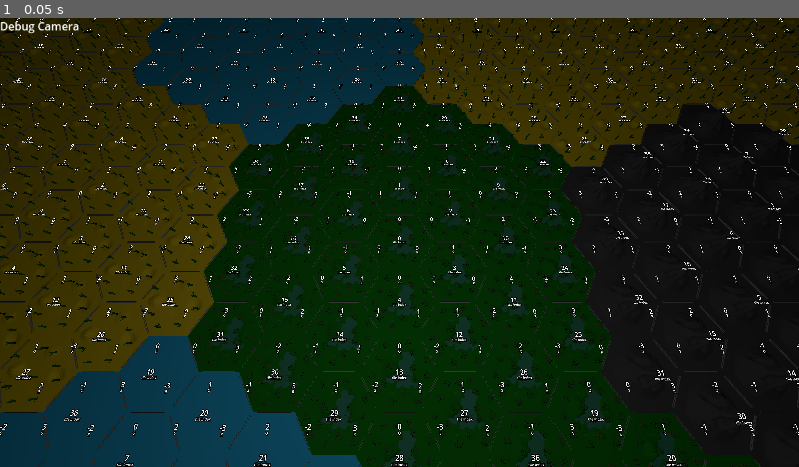
Above: before the commit, frame 1.
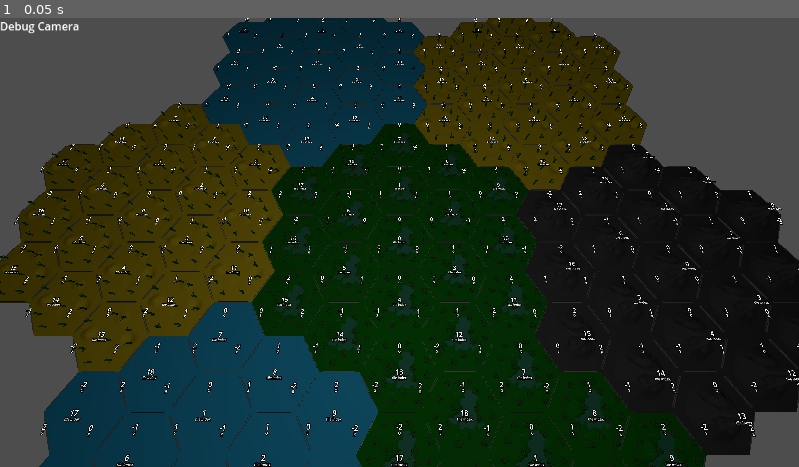
Above: after the commit, the same moment.

Repository: KvaGram/hex-project
Game: Godot game, scene res://test.tscn
Same seed, same stepped clock (60 frames per second), same inputs: the game is played once before the commit and once after it.
Inputs:
- Up to frame 1 (0.05 s): no input

The runs differ from the first frame. In frame 1, 29% of the frame differs, in the area x 0-100%, y 0-100%.

Commit message:
wip implement chunk neighbor logic
Still not working right...

Diff:
--- /dev/null
+++ b/assets/HexChunk.tscn
@@ -0,0 +1,9 @@
+[gd_scene load_steps=3 format=3 uid="uid://icxbogvx7nph"]
+
+[ext_resource type="Script" path="res://assets/hex_chunk.gd" id="1_p3upr"]
+
+[sub_resource type="PhysicsMaterial" id="PhysicsMaterial_aq4bs"]
+
+[node name="HexChunk" type="StaticBody3D"]
+physics_material_override = SubResource("PhysicsMaterial_aq4bs")
+script = ExtResource("1_p3upr")
--- /dev/null
+++ b/assets/hex_chunk.gd
@@ -0,0 +1,65 @@
+extends StaticBody3D
+class_name Hex_Chunk
+var chunk_q:int
+var chunk_r:int
+var chunk_s:int
+var chunk_index:int
+
+var _tile_layers:int
+
+signal checkNeighbors(layers:int, c_q:int, c_r:int, t_q:int, t_r:int)
+
+# Called when the node enters the scene tree for the first time.
+func _ready() -> void:
+	pass # Replace with function body.
+
+
+# Called every frame. 'delta' is the elapsed time since the previous frame.
+func _process(delta: float) -> void:
+	pass
+func _init(layers:int, ci:int, c_q:int, c_r:int, c_s:int) -> void:
+	_tile_layers = layers
+	var coll:CollisionShape3D = CollisionShape3D.new()
+	var cyl:CylinderShape3D = CylinderShape3D.new()
+	cyl.radius = sqrt(3) * layers + 1
+	cyl.height = 0.2
+	coll.shape = cyl
+	self.add_child(coll)
+	self.input_event.connect(_on_input_event)
+	chunk_index = ci
+	chunk_q = c_q
+	chunk_r = c_r
+	chunk_s = c_s
+
+
+
+func _on_input_event(camera: Node, event: InputEvent, event_position: Vector3, normal: Vector3, shape_idx: int) -> void:
+	if not event is InputEventMouseButton:
+		return
+	if not (event as InputEventMouseButton).is_pressed():
+		return
+	var pos:Vector3 = self.to_local(event_position)
+	var ori:HexUtil.TileOrient = HexUtil.TileOrient.FLAT
+	var q:int
+	var r:int
+	var s:int
+	if ori == HexUtil.TileOrient.POINT:
+		q = round( sqrt(3)/3 * pos.x - 1.0/3.0 * pos.z )
+		r = round( 2.0/3.0 * pos.z )
+		#function pixel_to_pointy_hex(point):
+		#var q = (sqrt(3)/3 * point.x  -  1./3 * point.y) / size
+		#var r = (                        2./3 * point.y) / size
+		#return axial_round(Hex(q, r))
+		pass
+	else:
+		q = round( 2./3 * pos.x )
+		r = round(-1./3 * pos.x  +  sqrt(3)/3 * pos.z)
+		#function pixel_to_flat_hex(point):
+		#var q = ( 2./3 * point.x                        ) / size
+		#var r = (-1./3 * point.x  +  sqrt(3)/3 * point.y) / size
+		#return axial_round(Hex(q, r))
+		pass
+	s = -q - r
+	checkNeighbors.emit(_tile_layers, chunk_q, chunk_r, q, r)
+	#print(pos.x," ",pos.y)
+	#print(q," ", r," ", s)
--- a/assets/tiles/Testtile1.tscn
+++ b/assets/tiles/Testtile1.tscn
@@ -34,11 +34,18 @@
 	set(value): %TI_val.text = value
 "
 
+[sub_resource type="CylinderShape3D" id="CylinderShape3D_lf5ap"]
+height = 0.2
+radius = 0.9
+
 [sub_resource type="BoxMesh" id="BoxMesh_pon3v"]
 size = Vector3(0.005, 0.02, 0.8)
 
 [node name="Testtile1" type="Node3D"]
 script = SubResource("GDScript_n1yqk")
+
+[node name="CollisionShape3D" type="CollisionShape3D" parent="."]
+shape = SubResource("CylinderShape3D_lf5ap")
 
 [node name="sea_003" type="Node3D" parent="."]
 
--- a/hexlogic/HexUtil.gd
+++ b/hexlogic/HexUtil.gd
@@ -87,23 +87,61 @@
 		pos = -r if (r != -layer) else 0
 	return PackedInt32Array([seg, pos, layer])
 
-static func chunk_to_global(chunk_QRS:PackedInt32Array, layers:int)->PackedInt32Array:
+## calculates the global coordinates of a chunk's central tile from chunk coordinates.
+## code refracted by deepseek.
+static func chunk_to_global(chunk_QRS: PackedInt32Array, layers: int) -> PackedInt32Array:
+	# Handle the center chunk case
+	if chunk_QRS[0] == 0 and chunk_QRS[1] == 0 and chunk_QRS[2] == 0:
+		return PackedInt32Array([0, 0, 0])
+
+	# Convert chunk QRS to segment, position, and layer
 	var spl := QRS_to_segposlayer(chunk_QRS)
-	var chunk_seg:int =  spl[0]
-	var chunk_pos:int =  spl[1]
-	var chunk_layer:int= spl[2]
+	var chunk_seg: int = spl[0]
+	var chunk_pos: int = spl[1]
+	var chunk_layer: int = spl[2]
 
-	var offset1 = get_dir(chunk_seg-2)
-	var offset2 = get_dir(chunk_seg)
-	if chunk_layer == 0:
-		return PackedInt32Array([0,0,0])
+	# Get direction vectors for the chunk segment and its neighbors
+	var dir_seg: Array = get_dir(chunk_seg)
+	var dir_seg_plus_2: Array = get_dir(chunk_seg + 2)
+	var dir_seg_minus_2: Array = get_dir(chunk_seg - 2)
 
-	var q = get_dir(chunk_seg)[0] * chunk_layer*(layers*2+1) + get_dir(chunk_seg+2)[0]*chunk_pos*(layers*2+1) + offset1[0] * layers*chunk_layer + offset2[0]*chunk_pos * (layers)
-	var r = get_dir(chunk_seg)[1] * chunk_layer*(layers*2+1) + get_dir(chunk_seg+2)[1]*chunk_pos*(layers*2+1) + offset1[1] * layers*chunk_layer + offset2[1]*chunk_pos * (layers)
-	var s = get_dir(chunk_seg)[2] * chunk_layer*(layers*2+1) + get_dir(chunk_seg+2)[2]*chunk_pos*(layers*2+1) + offset1[2] * layers*chunk_layer + offset2[2]*chunk_pos * (layers)
+	# Precompute common terms
+	var layer_scale: int = layers * 2 + 1
+	var pos_scale: int = layers
 
-	# Find sub-segment and segment posision
-	return PackedInt32Array([q,r,s])
+	# Calculate the global QRS coordinates
+	var q: int = (
+		dir_seg[0] * chunk_layer * layer_scale +
+		dir_seg_plus_2[0] * chunk_pos * layer_scale +
+		dir_seg_minus_2[0] * layers * chunk_layer +
+		dir_seg[0] * chunk_pos * pos_scale
+	)
+
+	var r: int = (
+		dir_seg[1] * chunk_layer * layer_scale +
+		dir_seg_plus_2[1] * chunk_pos * layer_scale +
+		dir_seg_minus_2[1] * layers * chunk_layer +
+		dir_seg[1] * chunk_pos * pos_scale
+	)
+
+	var s: int = (
+		dir_seg[2] * chunk_layer * layer_scale +
+		dir_seg_plus_2[2] * chunk_pos * layer_scale +
+		dir_seg_minus_2[2] * layers * chunk_layer +
+		dir_seg[2] * chunk_pos * pos_scale
+	)
+
+	return PackedInt32Array([q, r, s])
+static func local_to_global_tile(local_tile_qrs:PackedInt32Array, chunk_qrs:PackedInt32Array, layers:int)->PackedInt32Array:
+	var chunk_global:PackedInt32Array = chunk_to_global(chunk_qrs, layers)
+	return PackedInt32Array([local_tile_qrs[0] + chunk_global[0], local_tile_qrs[1] + chunk_global[1], local_tile_qrs[2] + chunk_global[2]])
+static func global_to_local_tile(global_tile_qrs:PackedInt32Array, chunk_qrs:PackedInt32Array, layers:int)->PackedInt32Array:
+	var chunk_global:PackedInt32Array = chunk_to_global(chunk_qrs, layers)
+	return PackedInt32Array([global_tile_qrs[0] - chunk_global[0], global_tile_qrs[1] - chunk_global[1], global_tile_qrs[2] - chunk_global[2]])
+static func tile_to_other_chunk(local_tile_qrs:PackedInt32Array, origin_chunk_qrs:PackedInt32Array, target_chunk_qrs:PackedInt32Array, layers:int)->PackedInt32Array:
+	var chunk_global_origin:PackedInt32Array = chunk_to_global(origin_chunk_qrs, layers)
+	var chunk_global_target:PackedInt32Array = chunk_to_global(target_chunk_qrs, layers)
+	return PackedInt32Array([local_tile_qrs[0]+chunk_global_origin[0]-chunk_global_target[0],local_tile_qrs[1]+chunk_global_origin[1]-chunk_global_target[1],local_tile_qrs[2]+chunk_global_origin[2]-chunk_global_target[2]])
 
 static func QRS_to_tile_index(qrs:PackedInt32Array) -> int:
 	var spl := QRS_to_segposlayer(qrs)
--- /dev/null
+++ b/qrs_selection_box.gd
@@ -0,0 +1,11 @@
+extends Node3D
+
+
+# Called when the node enters the scene tree for the first time.
+func _ready() -> void:
+	pass # Replace with function body.
+
+
+# Called every frame. 'delta' is the elapsed time since the previous frame.
+func _process(delta: float) -> void:
+	pass
--- /dev/null
+++ b/selection_box.tscn
@@ -0,0 +1,47 @@
+[gd_scene load_steps=2 format=3 uid="uid://5p1jl3sk7g7h"]
+
+[ext_resource type="Script" path="res://qrs_selection_box.gd" id="1_rkb47"]
+
+[node name="selection_box" type="Node3D"]
+transform = Transform3D(0.866025, 0.5, 2.18557e-08, 0, -4.37114e-08, 1, 0.5, -0.866025, -3.78552e-08, 0, 0.3, 0)
+script = ExtResource("1_rkb47")
+
+[node name="Q_val" type="Label3D" parent="."]
+unique_name_in_owner = true
+transform = Transform3D(1, 0, 0, 0, 1, 0, 0, 0, 1, 0, 0.61626, 0)
+text = "-00"
+
+[node name="Q_lab" type="Label3D" parent="Q_val"]
+transform = Transform3D(1, 0, 0, 0, 1, -3.55271e-15, 0, 3.55271e-15, 1, 0, -0.128309, 0)
+text = "Q"
+font_size = 16
+
+[node name="TI_val" type="Label3D" parent="."]
+unique_name_in_owner = true
+transform = Transform3D(1, -2.98023e-08, 1.77636e-15, 0, 1, 0, -1.77636e-15, 0, 1, -0.00175158, 0.0225658, -2.98023e-08)
+text = "-00"
+
+[node name="TI_lab" type="Label3D" parent="TI_val"]
+transform = Transform3D(1, 0, 0, 0, 1, -3.55271e-15, 0, 3.55271e-15, 1, 0, -0.128309, 0)
+text = "tile index"
+font_size = 16
+
+[node name="S_val" type="Label3D" parent="."]
+unique_name_in_owner = true
+transform = Transform3D(1, -2.98023e-08, 1.77636e-15, 0, 1, 0, -1.77636e-15, 0, 1, -0.574724, -0.250839, -2.98023e-08)
+text = "-00"
+
+[node name="S_lab" type="Label3D" parent="S_val"]
+transform = Transform3D(1, 0, 0, 0, 1, -3.55271e-15, 0, 3.55271e-15, 1, 0, -0.128309, 0)
+text = "S"
+font_size = 16
+
+[node name="R_val" type="Label3D" parent="."]
+unique_name_in_owner = true
+transform = Transform3D(1, -1.19209e-07, 1.77636e-15, 0, 1, 3.55271e-15, -7.10543e-15, -3.55271e-15, 1, 0.490982, -0.276432, 2.98023e-08)
+text = "-00"
+
+[node name="R_label" type="Label3D" parent="R_val"]
+transform = Transform3D(1, 0, 0, 0, 1, -3.55271e-15, 0, 3.55271e-15, 1, 0, -0.128309, 0)
+text = "R"
+font_size = 16
--- a/testhex.gd
+++ b/testhex.gd
@@ -10,7 +10,7 @@
 		load("res://assets/tiles/Testtile3.tscn"),
 		load("res://assets/tiles/Testtile4.tscn"),
 	]
-	bulid_test_chunks(3, 4, testscenes)
+	bulid_test_chunks(2, 1, testscenes)
 	#for i in 7:
 		#var off1 = 3.45
 		#var off2 = 1
@@ -110,10 +110,10 @@
 	var n = 3 * (chunk_layers+1) * chunk_layers + 1
 	#var n = 9
 	for ci in n:
-		var chunk:Node3D = Node3D.new()
-		self.add_child(chunk)
 		var chunk_QRS:PackedInt32Array = HexUtil.tile_index_to_QRS(ci)
 		var global_QRS:PackedInt32Array = HexUtil.chunk_to_global(chunk_QRS, tile_layers)
+		var chunk:Hex_Chunk = Hex_Chunk.new(tile_layers, ci, chunk_QRS[0], chunk_QRS[1], chunk_QRS[2])
+		self.add_child(chunk)
 		chunk.name = "Chunk_%3s (%2s, %2s, %2s)" % [ci, chunk_QRS[0], chunk_QRS[1], chunk_QRS[2]]
 		if orient == HexUtil.TileOrient.POINT:
 			chunk.position = Vector3(sqrt(3)*global_QRS[0] + (sqrt(3)/2) * global_QRS[1], 0, 3.0/2.0 * global_QRS[1])
@@ -121,9 +121,107 @@
 			chunk.position = Vector3(3.0/2.0 * global_QRS[0], 0, (sqrt(3)/2) * global_QRS[0] + sqrt(3) * global_QRS[1])
 
 		build_test_hexes(chunk, tile_layers, hexscenes[ci%4])
-
+		chunk.checkNeighbors.connect(checkNeighbors)
 		pass
 	pass
+func checkNeighbors(tile_layers:int, chunk_q:int, chunk_r:int, q:int, r:int):
+	var chunk_s = -chunk_q - chunk_r
+	var s = -q-r
+	var neighbors:Array = []
+
+	for d in 6:
+		var n =HexUtil.get_dir(d).duplicate()
+		var nq = n[0]+q
+		var nr = n[1]+r
+		var ns = n[2]+s
+		var ncq = chunk_q
+		var ncr = chunk_r
+		var ncs = chunk_s
+		##test out of bounds
+		#1 find tile's global coords.
+		#2 find tile's local coords in adjacent chunk
+		#3 apply direction to get neighbour
+
+		#If neighbor is within chunk borders, skip to next.
+		if (nq>tile_layers or nr>tile_layers or ns>tile_layers):
+			var n_global := HexUtil.chunk_to_global(PackedInt32Array([chunk_q, chunk_r, chunk_s]), tile_layers)
+			n_global[0]+=nq; n_global[1]+=nr; n_global[2]+=ns
+			var n_dir:int = -1
+			match(d):
+				0: n_dir= d if q <= 0 else d+1
+				1: n_dir= d if s >= 0 else d+1
+				2: n_dir= d if r <= 0 else d+1
+				3: n_dir= d if q >= 0 else d+1
+				4: n_dir= d if s <= 0 else d+1
+				5: n_dir= d if r >= 0 else d+1
+			ncq += HexUtil.get_dir(n_dir)[0]
+			ncq += HexUtil.get_dir(n_dir)[1]
+			ncq += HexUtil.get_dir(n_dir)[2]
+			# For each direction, only two options exist. How to find which one.
+			#      if neighbor direction equals 0, and q is less or equal to 0, chunk is direction 0, otherwise 1
+			# else if neighbor direction equals 1, and s is greater or equal to 0, chunk is direction 1, otherwise 2
+			# else if neighbor direction equals 2, and r is less or equal to 0, chunk is direction 2, otherwise 3
+			# else if neighbor direction equals 3, and q is greater or equal to 0, chunk is direction 3, otherwise 4
+			# else if neighbor direction equals 4, and s is less or equal to 0, chunk is direction 4, otherwise 5
+			# else if neighbor direction equals 5, and r is greater or equal to 0, chunk is direction 5, otherwise 0
+
+
+			#proposed by chatgpt. divide by layers to get chunk layer. Failed
+			#ncq = floori(n_global[0]/tile_layers)
+			#ncr = floori(n_global[1]/tile_layers)
+			#ncs = floori(n_global[2]/tile_layers)
+
+#
+#
+			#if nq > tile_layers:
+				#ncq += 1
+				#if nr < 0 and nr > -tile_layers:
+					#ncr -= 1
+				#elif ns < 0 and ns > -tile_layers:
+					#ncs -= 1
+			#elif nq < -tile_layers:
+				#ncq -= 1
+				#if nr > 0 and nr < tile_layers:
+					#ncr += 1
+				#elif ns > 0 and ns < tile_layers:
+					#ncs += 1
+#
+			#if nr > tile_layers:
+				#ncr += 1
+				#if nq < 0 and nq > -tile_layers:
+					#ncq -= 1
+				#elif ns < 0 and ns > -tile_layers:
+					#ncs -= 1
+			#elif nr < -tile_layers:
+				#ncr -= 1
+				#if nq > 0 and nq < tile_layers:
+					#ncq += 1
+				#elif ns > 0 and ns < tile_layers:
+					#ncs += 1
+#
+			#if ns > tile_layers:
+				#ncs += 1
+				#if nr < 0 and nr > -tile_layers:
+					#ncr -= 1
+				#elif nq < 0 and nq > -tile_layers:
+					#ncq -= 1
+			#elif ns < -tile_layers:
+				#ncs -= 1
+				#if nr > 0 and nr < tile_layers:
+					#ncr += 1
+				#elif nq > 0 and nq < tile_layers:
+					#ncq += 1
+			if(ncq + ncr + ncs) != 0:
+				printerr("Bad chunk coodinates")
+			var n_qrs = HexUtil.tile_to_other_chunk(PackedInt32Array([nq, nr, ns]),PackedInt32Array([chunk_q, chunk_r, chunk_s]),PackedInt32Array([ncq, ncr, ncs]), tile_layers)
+			#TODO: continue here. Local coods are VERY wrong. Neighbour chunks is wrong.
+			nq = n_qrs[0]
+			nr = n_qrs[1]
+			ns = n_qrs[2]
+		neighbors.append([nq, nr, ns, ncq, ncr, ncs])
+		print(neighbors[d])
+	pass
+	print()
 
 
 func test_ti_to_qrs(ti:int, q:int, r:int, s:int)->bool:
Not shown: 1 places in assets/tiles/Testtile1.tscn that only renumber resources
